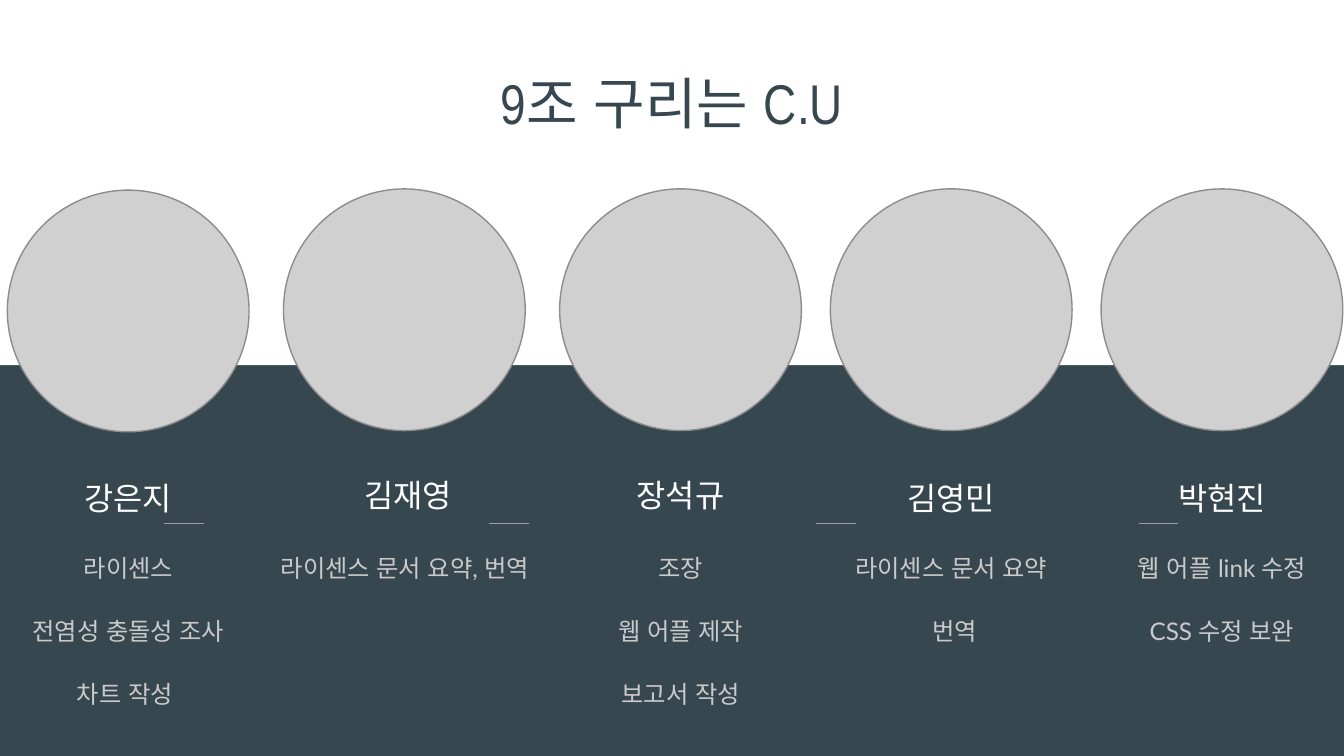
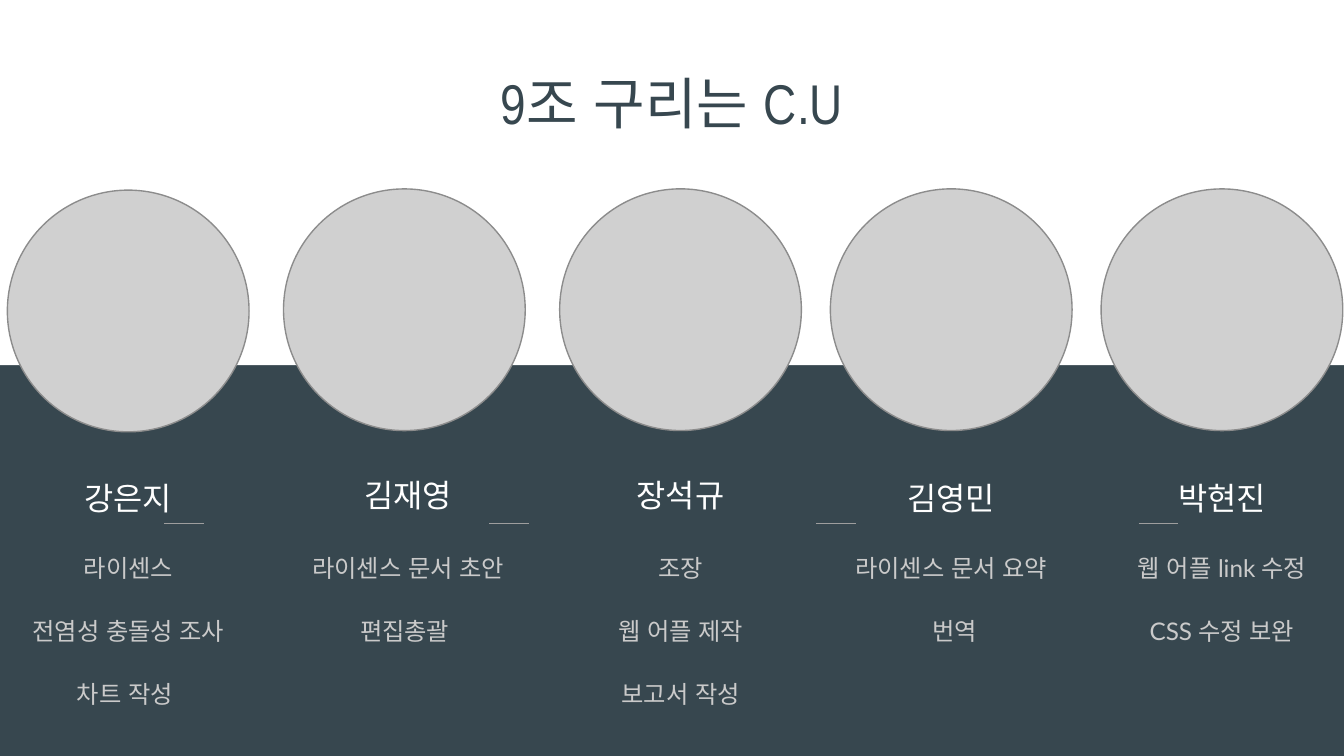
Before and after one commit to jangseokgyu/ossw_cardnews, a slide deck: slide 2 of OSSW-PPT.pptx. Drawn at 1344x756 pixels with LibreOffice and Linux fonts; fonts in the diff are those of the drawing; grey boxes stand for pictures. Boxes give left, top, right and bottom in pixels: in the first picture for what was removed or moved away, otherwise in the second. Text is boxed around its words. In the diff, an @@ line names an element or a change of style, - is before the commit and + after.

```diff
--- a/OSSW-PPT.pptx
+++ b/OSSW-PPT.pptx
@@ text at (312,557,504,642): text changed @@
-라이센스 문서 요약, 번역
+라이센스 문서 초안
+편집총괄
```
Also in this commit, not shown: 2 other slides changed, 4 slides added, 1 slide removed, 1 other file.
